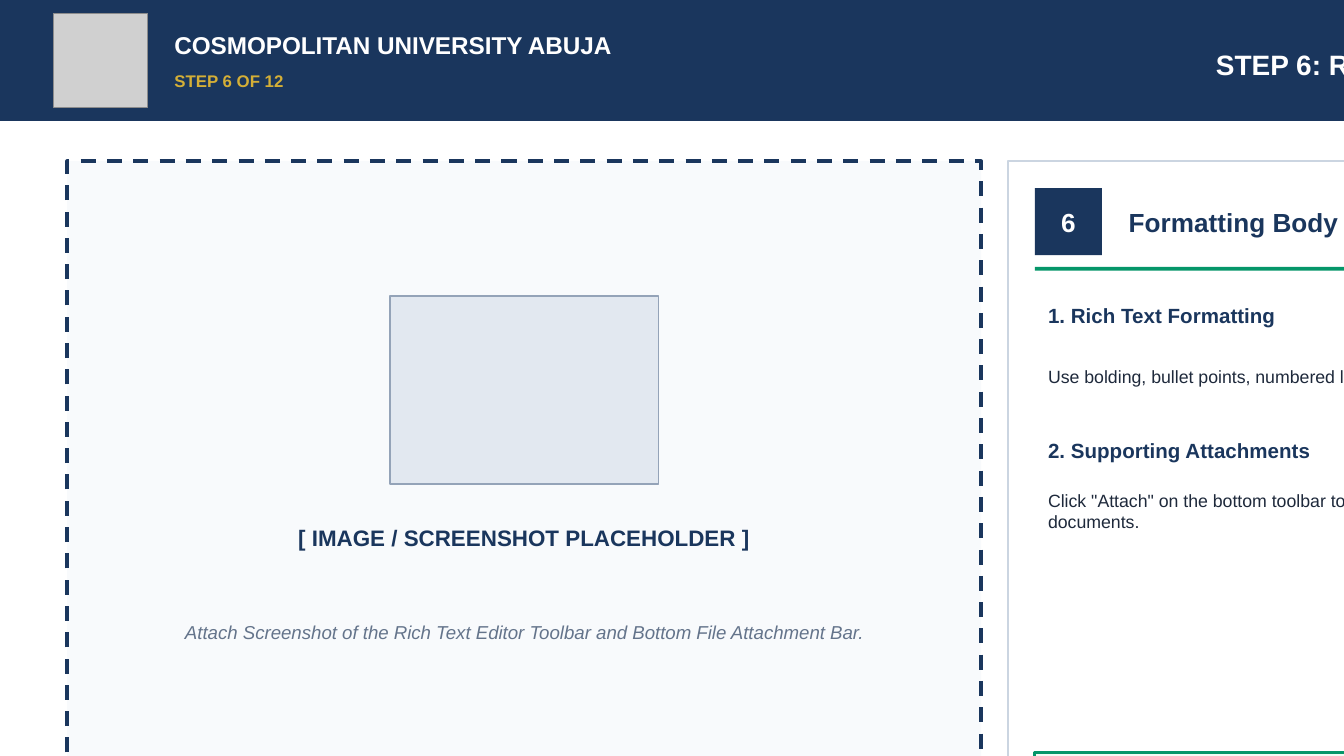
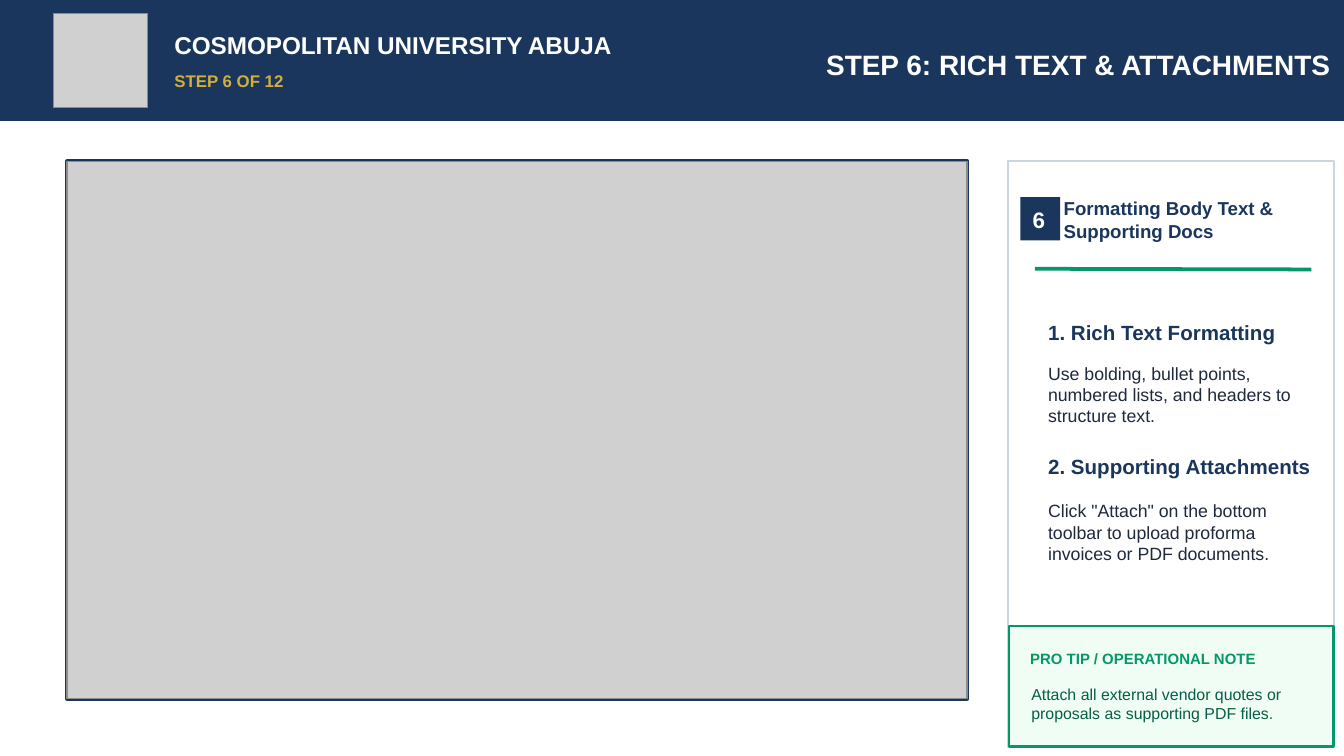
Before and after one commit to DevSadeeqSafana/CUA-MEMOTRACKER, a slide deck: slide 8 of CUAMemoTracker_User_Manual.pptx. Drawn at 1344x756 pixels with LibreOffice and Linux fonts; fonts in the diff are those of the drawing; grey boxes stand for pictures. Boxes give left, top, right and bottom in pixels: in the first picture for what was removed or moved away, otherwise in the second. Text is boxed around its words. In the diff, an @@ line names an element or a change of style, - is before the commit and + after.

```diff
--- a/CUAMemoTracker_User_Manual.pptx
+++ b/CUAMemoTracker_User_Manual.pptx
@@ text "STEP 6: RICH TEXT & ..." rewrapped from <box>1216,55,1321,76</box> to <box>826,55,1330,76</box> @@
@@ rectangle: place and size @@
-rectangle at <box>67,161,981,756</box>
+rectangle at <box>67,161,968,699</box>
@@ rectangle at <box>67,161,968,699</box>: outline #1A365D 2 pt dashed to #1A365D 2 pt @@
@@ picture added at <box>67,161,968,699</box> @@
@@ rectangle: place and size @@
-rectangle at <box>1008,161,1344,756</box>
+rectangle at <box>1008,161,1335,747</box>
@@ text "6": place and size @@
-text "6" at <box>1061,213,1076,233</box>
+text "6" at <box>1033,212,1045,228</box>
@@ text "6" at <box>1033,212,1045,228</box>: size 14 to 12 pt @@
@@ rectangle: place and size @@
-rectangle at <box>1035,188,1102,255</box>
+rectangle at <box>1020,198,1060,241</box>
@@ rectangle at <box>1020,198,1060,241</box>: proportions changed @@
@@ text "Formatting Body Text & Supporting ...": place and size @@
-text "Formatting Body Text & Supporting ..." at <box>1129,213,1338,238</box>
+text "Formatting Body Text & Supporting ..." at <box>1064,201,1255,242</box>
@@ text "Formatting Body Text & Supporting ..." at <box>1064,201,1255,242</box>: size 14 to 10 pt @@
@@ line moved from (1035, 269) - (1344, 269) to (1035, 269) - (1312, 269) @@
@@ rectangle removed at <box>390,296,659,484</box> @@
@@ text "1. Rich Text Formatting": place and size @@
-text "1. Rich Text Formatting" at <box>1048,308,1275,328</box>
+text "1. Rich Text Formatting" at <box>1048,325,1275,345</box>
@@ text "Use bolding, bullet points, numbered ..." rewrapped from <box>596,370,1335,639</box> to <box>1048,367,1291,422</box> @@
@@ text "2. Supporting Attachments": place and size @@
-text "2. Supporting Attachments" at <box>1048,443,1310,463</box>
+text "2. Supporting Attachments" at <box>1048,459,1311,478</box>
@@ text "Click "Attach" on the bottom ..." rewrapped from <box>1048,494,1344,528</box> to <box>1048,504,1269,560</box> @@
@@ text removed at <box>312,530,735,547</box> @@
-[ IMAGE / SCREENSHOT PLACEHOLDER ]
@@ text removed at <box>185,625,863,639</box> @@
-Attach Screenshot of the Rich Text Editor Toolbar and Bottom File Attachment Bar.
@@ rectangle: place and size @@
-rectangle at <box>1035,753,1344,756</box>
+rectangle at <box>1009,626,1333,747</box>
@@ text added at <box>1030,653,1256,664</box>, 8 pt, text #059669, bold @@
+PRO TIP / OPERATIONAL NOTE
@@ text added at <box>1031,688,1281,723</box>, 8.5 pt, text #065F46 @@
+Attach all external vendor quotes or proposals as supporting PDF files.
```
Also in this commit, not shown: 14 other slides changed, 21 other files.
